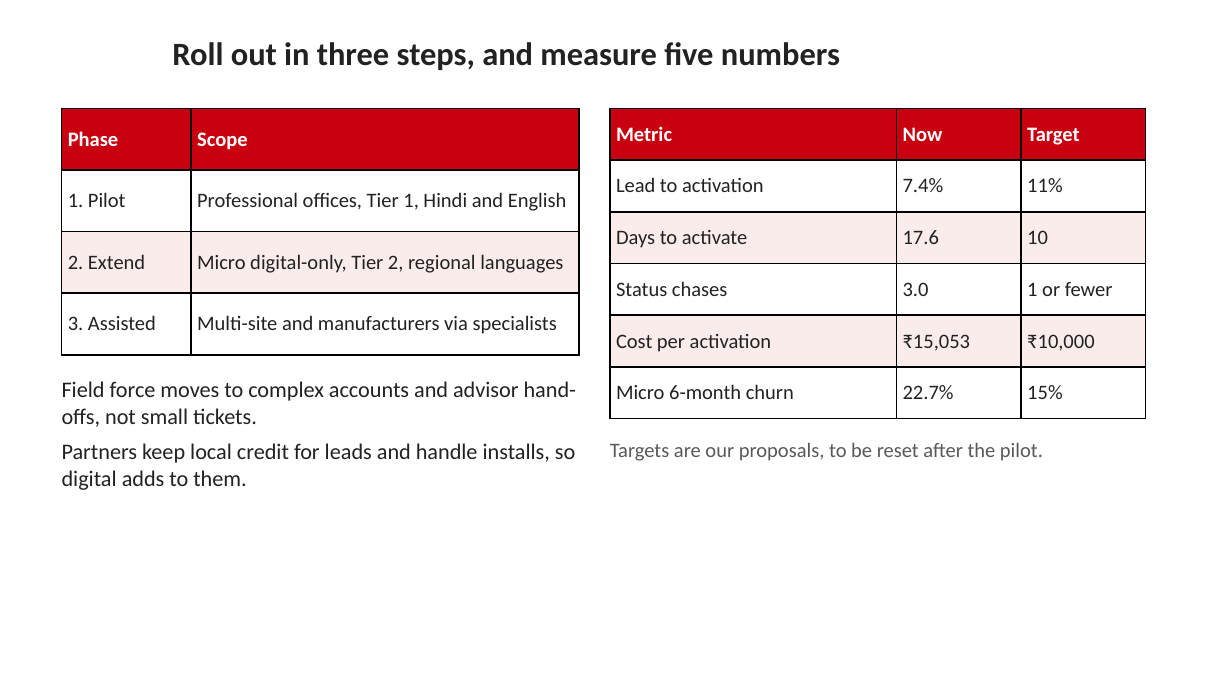
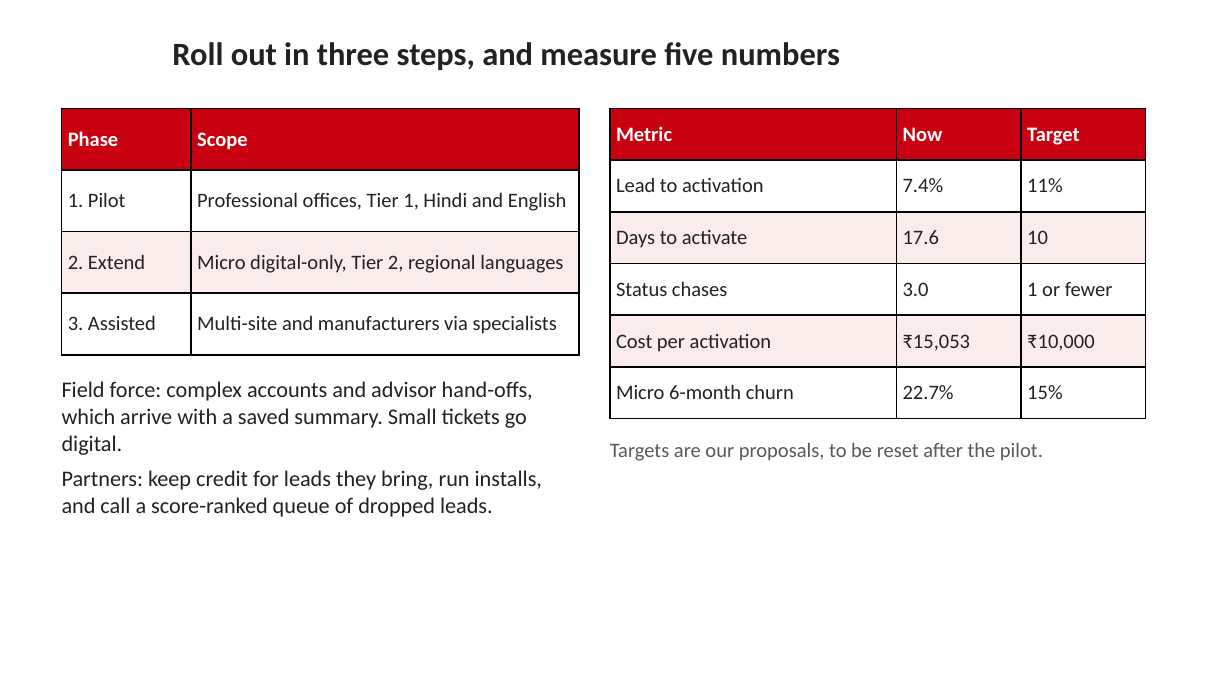
Before and after one commit to adityamalik24/udyam-digital, a slide deck: slide 9 of docs/Udyam_Digital_Business_Case.pptx. Drawn at 1232x693 pixels with LibreOffice and Linux fonts; fonts in the diff are those of the drawing; background and template pictures are left out. Boxes give left, top, right and bottom in pixels: in the first picture for what was removed or moved away, otherwise in the second. Text is boxed around its words. In the diff, an @@ line names an element or a change of style, - is before the commit and + after.

```diff
--- a/docs/Udyam_Digital_Business_Case.pptx
+++ b/docs/Udyam_Digital_Business_Case.pptx
@@ text at (62, 381, 542, 517): text changed @@
-Field force moves to complex accounts and advisor hand-offs, not small tickets.
-Partners keep local credit for leads and handle installs, so digital adds to them.
+Field force: complex accounts and advisor hand-offs, which arrive with a saved summary. Small tickets go digital.
+Partners: keep credit for leads they bring, run installs, and call a score-ranked queue of dropped leads.
```
Also in this commit, not shown: 11 other files.
